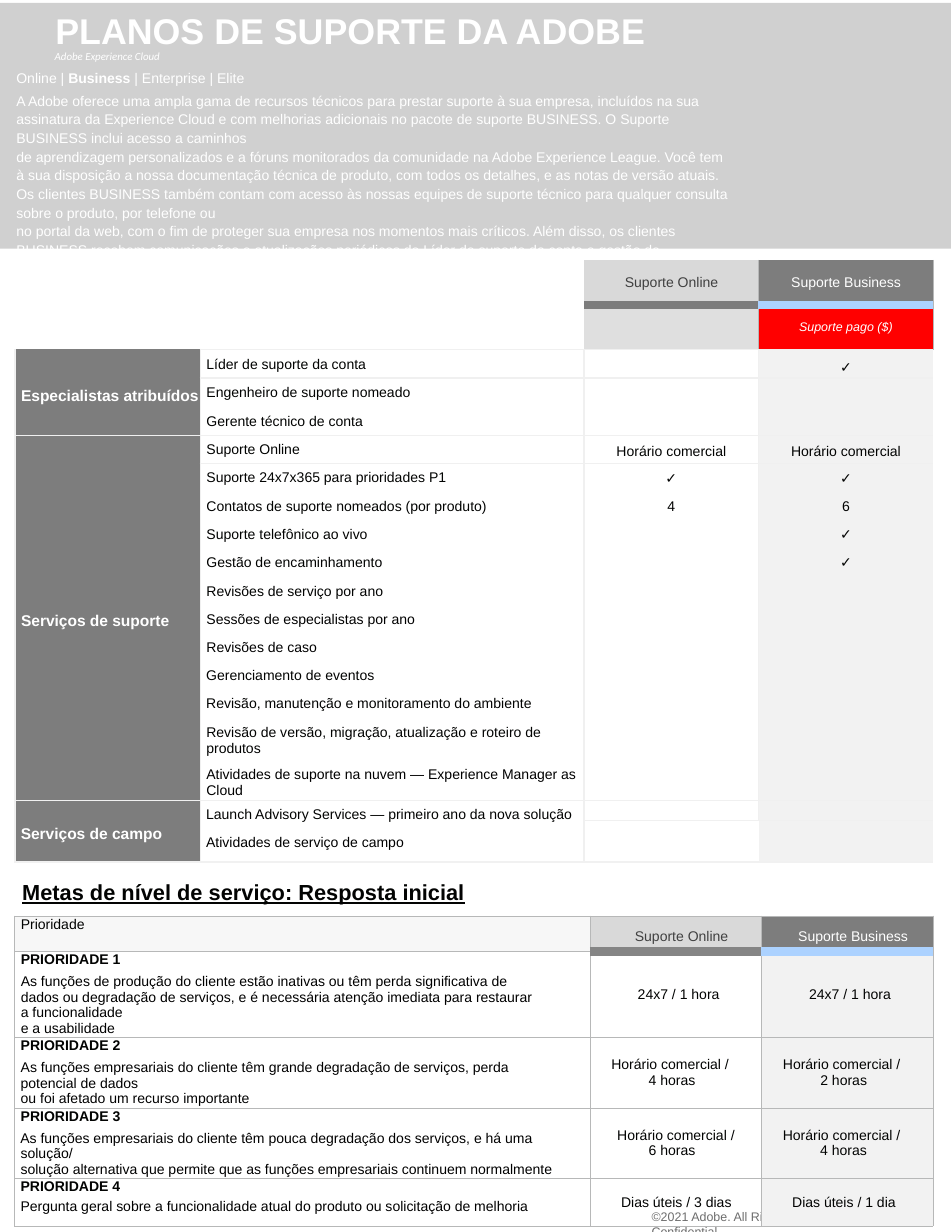
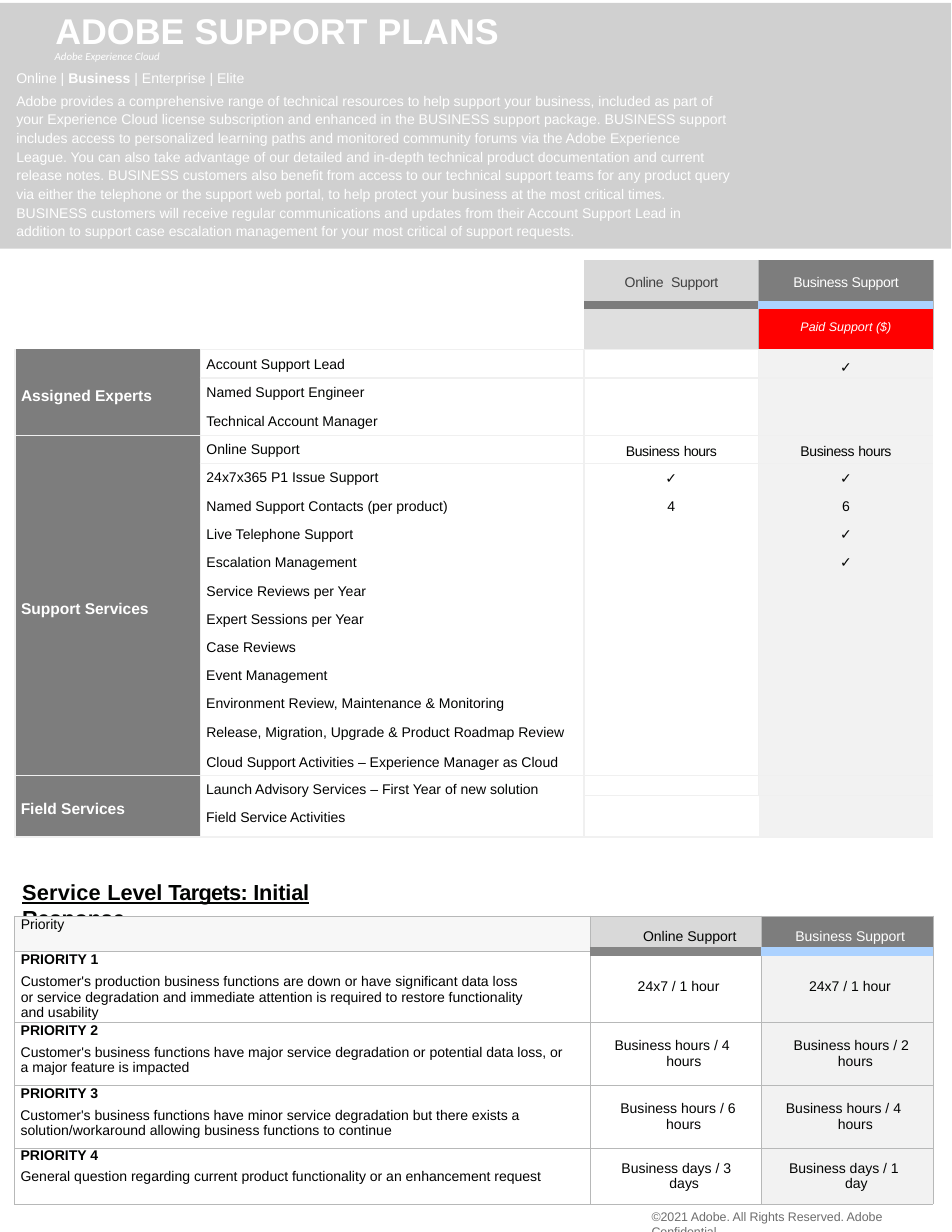
Before and after one commit to AdobeDocs/support-resources.pt-BR, a slide deck: slide 1 of help/data-sheets/assets/BusinessSupportDatasheet.pptx. Drawn at 952x1232 pixels with LibreOffice and Linux fonts; fonts in the diff are those of the drawing; grey boxes stand for pictures; background and template pictures are left out. Boxes give left, top, right and bottom in pixels: in the first picture for what was removed or moved away, otherwise in the second. Text is boxed around its words. In the diff, an @@ line names an element or a change of style, - is before the commit and + after.

```diff
--- a/help/data-sheets/assets/BusinessSupportDatasheet.pptx
+++ b/help/data-sheets/assets/BusinessSupportDatasheet.pptx
@@ title at [55, 19, 499, 44]: text changed @@
-PLANOS DE SUPORTE DA ADOBE
+ADOBE SUPPORT PLANS
@@ text at [16, 96, 730, 239]: text changed @@
-A Adobe oferece uma ampla gama de recursos técnicos para prestar suporte à sua empresa, incluídos na sua assinatura da Experience Cloud e com melhorias adicionais no pacote de suporte BUSINESS. O Suporte BUSINESS inclui acesso a caminhos
-de aprendizagem personalizados e a fóruns monitorados da comunidade na Adobe Experience League. Você tem à sua disposição a nossa documentação técnica de produto, com todos os detalhes, e as notas de versão atuais. Os clientes BUSINESS também contam com acesso às nossas equipes de suporte técnico para qualquer consulta sobre o produto, por telefone ou
-no portal da web, com o fim de proteger sua empresa nos momentos mais críticos. Além disso, os clientes BUSINESS recebem comunicações e atualizações periódicos do Líder de suporte da conta e gestão de encaminhamento de casos de suporte para
-as solicitações mais críticas.
+Adobe provides a comprehensive range of technical resources to help support your business, included as part of your Experience Cloud license subscription and enhanced in the BUSINESS support package. BUSINESS support includes access to personalized learning paths and monitored community forums via the Adobe Experience League. You can also take advantage of our detailed and in-depth technical product documentation and current release notes. BUSINESS customers also benefit from access to our technical support teams for any product query via either the telephone or the support web portal, to help protect your business at the most critical times. BUSINESS customers will receive regular communications and updates from their Account Support Lead in addition to support case escalation management for your most critical of support requests.
@@ table at [15, 260, 934, 838] @@
-row 1, column 3: Suporte Online
+row 1, column 3: Online Support
-row 1, column 4: Suporte Business
+row 1, column 4: Business Support
-row 2, column 4: Suporte pago ($)
+row 2, column 4: Paid Support ($)
-row 3, column 1: Especialistas atribuídos
+row 3, column 1: Assigned Experts
-row 3, column 2: Líder de suporte da conta
+row 3, column 2: Account Support Lead
-row 4, column 2: Engenheiro de suporte nomeado
+row 4, column 2: Named Support Engineer
-row 5, column 2: Gerente técnico de conta
+row 5, column 2: Technical Account Manager
-row 6: Serviços de suporte | Suporte Online | Horário comercial | Horário comercial
+row 6: Support Services | Online Support | Business hours | Business hours
-row 7, column 2: Suporte 24x7x365 para prioridades P1
+row 7, column 2: 24x7x365 P1 Issue Support
-row 8, column 2: Contatos de suporte nomeados (por produto)
+row 8, column 2: Named Support Contacts (per product)
-row 9, column 2: Suporte telefônico ao vivo
+row 9, column 2: Live Telephone Support
-row 10, column 2: Gestão de encaminhamento
+row 10, column 2: Escalation Management
-row 11, column 2: Revisões de serviço por ano
+row 11, column 2: Service Reviews per Year
-row 12, column 2: Sessões de especialistas por ano
+row 12, column 2: Expert Sessions per Year
-row 13, column 2: Revisões de caso
+row 13, column 2: Case Reviews
-row 14, column 2: Gerenciamento de eventos
+row 14, column 2: Event Management
-row 15, column 2: Revisão, manutenção e monitoramento do ambiente
+row 15, column 2: Environment Review, Maintenance & Monitoring
-row 16, column 2: Revisão de versão, migração, atualização e roteiro de produtos
+row 16, column 2: Release, Migration, Upgrade & Product Roadmap Review
-row 17, column 2: Atividades de suporte na nuvem — Experience Manager as Cloud
+row 17, column 2: Cloud Support Activities – Experience Manager as Cloud
-row 18, column 1: Serviços de campo
+row 18, column 1: Field Services
-row 18, column 2: Launch Advisory Services — primeiro ano da nova solução / Atividades de serviço de campo
+row 18, column 2: Launch Advisory Services – First Year of new solution / Field Service Activities
@@ text at [22, 884, 309, 931]: text changed @@
-Metas de nível de serviço: Resposta inicial
+Service Level Targets: Initial Response
@@ table at [15, 916, 933, 1195] @@
-row 1: Prioridade | Suporte Online | Suporte Business
+row 1: Priority | Online Support | Business Support
-row 2: PRIORIDADE 1 / As funções de produção do cliente estão inativas ou têm perda significativa de dados ou degradação de serviços, e é necessária atenção imediata para restaurar a funcionalidade e a usabilidade | 24x7 / 1 hora | 24x7 / 1 hora
+row 2: PRIORITY 1 / Customer's production business functions are down or have significant data loss or service degradation and immediate attention is required to restore functionality and usability | 24x7 / 1 hour | 24x7 / 1 hour
-row 3: PRIORIDADE 2 / As funções empresariais do cliente têm grande degradação de serviços, perda potencial de dados ou foi afetado um recurso importante | Horário comercial / 4 horas | Horário comercial / 2 horas
+row 3: PRIORITY 2 / Customer's business functions have major service degradation or potential data loss, or a major feature is impacted | Business hours / 4 hours | Business hours / 2 hours
-row 4: PRIORIDADE 3 / As funções empresariais do cliente têm pouca degradação dos serviços, e há uma solução/ solução alternativa que permite que as funções empresariais continuem normalmente | Horário comercial / 6 horas | Horário comercial / 4 horas
+row 4: PRIORITY 3 / Customer's business functions have minor service degradation but there exists a solution/workaround allowing business functions to continue | Business hours / 6 hours | Business hours / 4 hours
-row 5: PRIORIDADE 4 / Pergunta geral sobre a funcionalidade atual do produto ou solicitação de melhoria | Dias úteis / 3 dias | Dias úteis / 1 dia
+row 5: PRIORITY 4 / General question regarding current product functionality or an enhancement request | Business days / 3 days | Business days / 1 day
@@ text "©2021 Adobe. All Rights Reserved. ..." at [652, 1212, 883, 1224]: letter spacing 0 to -0.1 pt @@
```
Also in this commit, not shown: 2 other slides changed, 1 other file.
